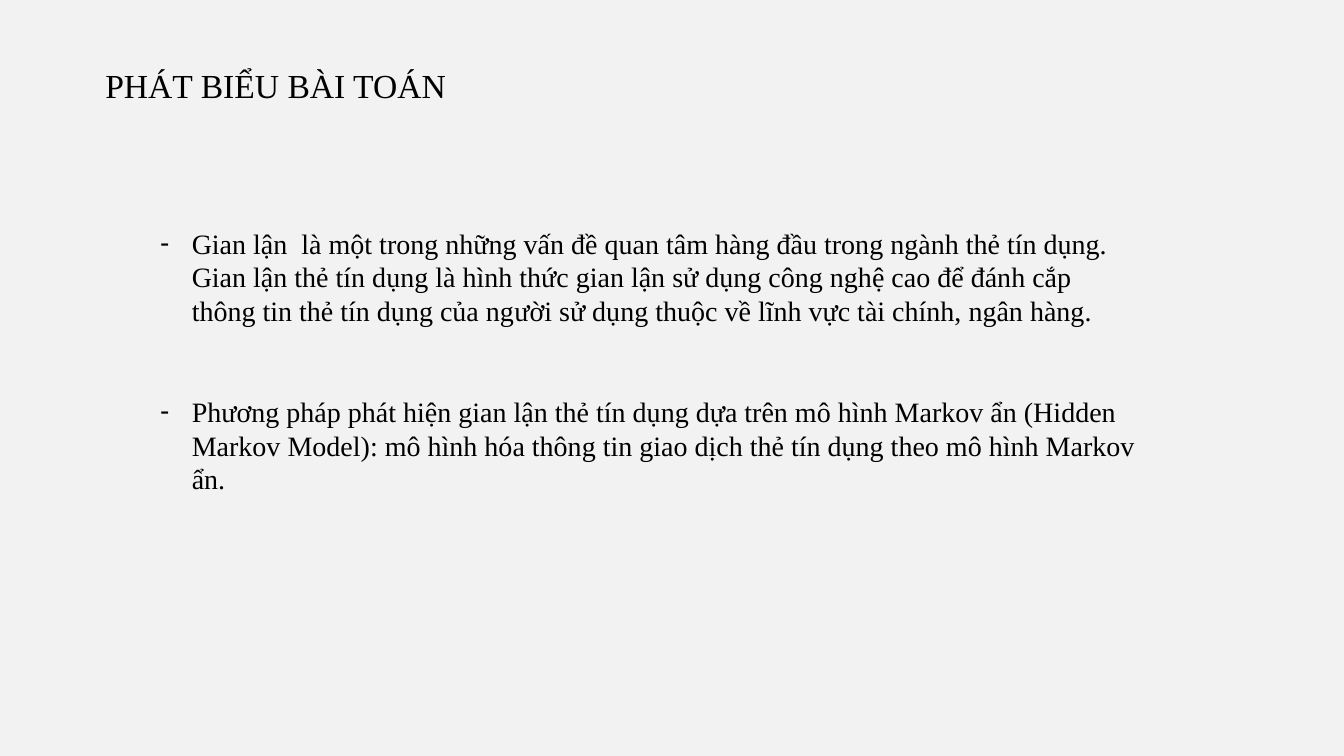
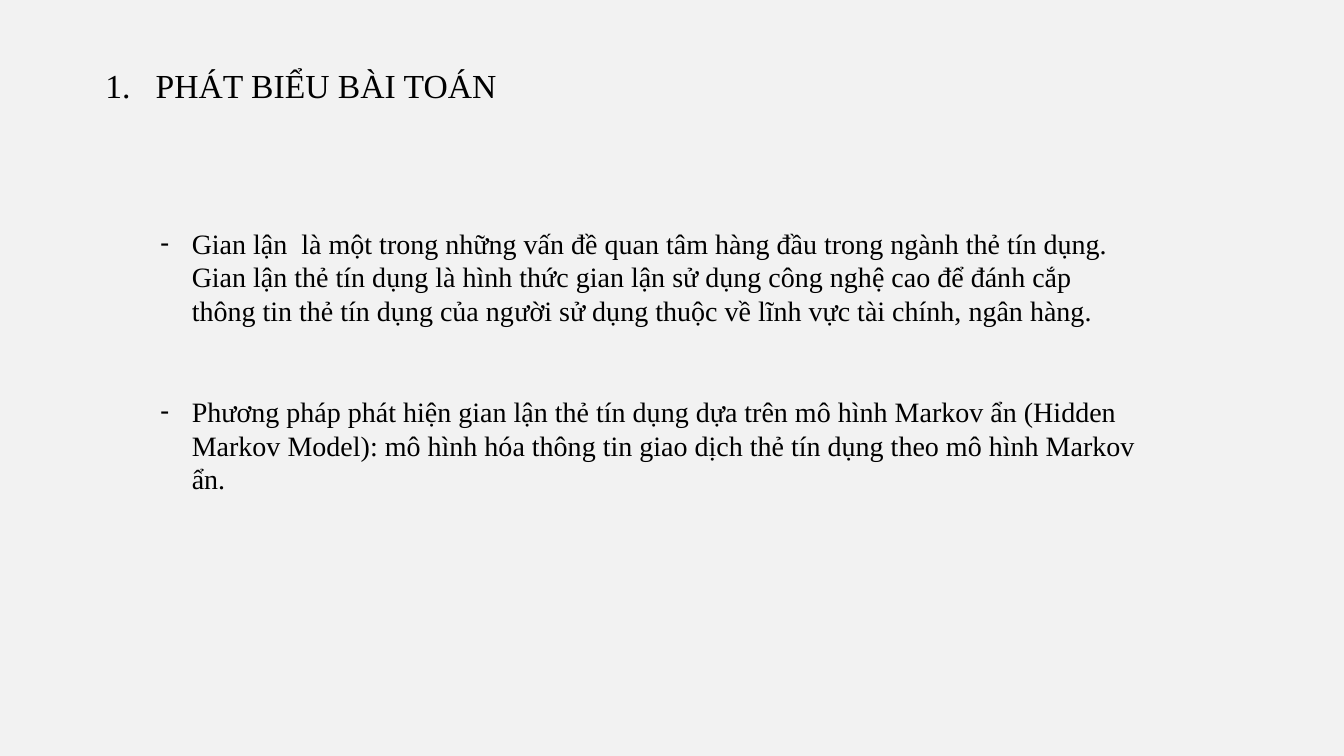
Before and after one commit to vulinh48936/bao_cao_mo_hinh_ngau_nhien, a slide deck: slide 3 of Slide/HMM.pptx (slide 2 before the commit). Drawn at 1344x756 pixels with LibreOffice and Linux fonts; fonts in the diff are those of the drawing. Boxes give left, top, right and bottom in pixels: in the first picture for what was removed or moved away, otherwise in the second. Text is boxed around its words. In the diff, an @@ line names an element or a change of style, - is before the commit and + after.

```diff
--- a/Slide/HMM.pptx
+++ b/Slide/HMM.pptx
@@ text "PHÁT BIỂU BÀI TOÁN" at (156, 72, 497, 99): bullet none to 1. @@
```
Also in this commit, not shown: 9 other slides changed, 6 slides added.
